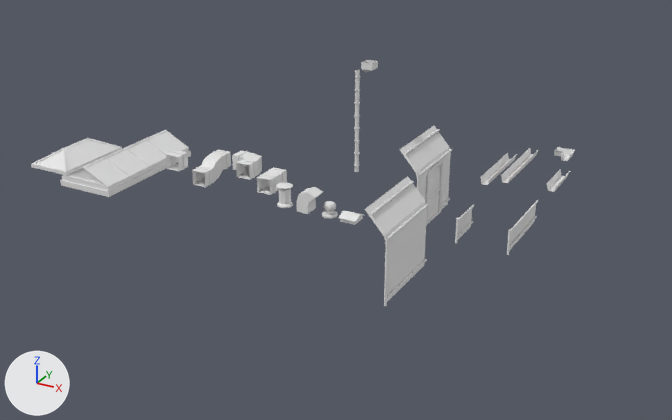
A saved change to the FBX model Assets/Art/FBX/Environment/Rooftops/Props/RoofPack.fbx.
One viewpoint serves both versions: a 50 mm lens placed at (39.5, -91.1, 46.4), pointed at (-7.8, -5.1, 3.4). Every picture has the same lights, and +X, +Y and +Z are marked at lower left. Where no turn or scale is listed for an object, it has been applied to the vertices.

The older version as bpy lines, for what is in view:
```python
ob_door = bpy.data.objects.new('Door', me_cylinder_014)
ob_door.location = (0.0, 3.19, 0.0)
ob_fencedoorframe = bpy.data.objects.new('FenceDoorFrame', me_cylinder_004)
ob_fencedoorframe.location = (0.0, 0.0, 0.0)
ob_fencelow = bpy.data.objects.new('FenceLow', me_cylinder_007)
ob_fencelow.location = (11.22, 0.0, 0.0)
ob_fencelowhalf = bpy.data.objects.new('FenceLowHalf', me_cylinder_001)
ob_fencelowhalf.location = (5.03, 0.0, 0.0)
ob_guttercorner = bpy.data.objects.new('GutterCorner', me_cube_015)
ob_guttercorner.location = (13.63, 9.0, 9.53)
ob_gutterend = bpy.data.objects.new('GutterEnd', me_cube_009)
ob_gutterend.location = (7.41, 0.0, 8.57)
ob_gutterfull = bpy.data.objects.new('GutterFull', me_cube_016)
ob_gutterfull.location = (0.0, 0.0, 0.0)
ob_gutterhalf = bpy.data.objects.new('GutterHalf', me_cube_007)
ob_gutterhalf.location = (14.81, 0.0, 9.26)
ob_skylightsmall = bpy.data.objects.new('Skylightsmall', me_cube_012)
ob_skylightsmall.location = (0.0, 0.0, 0.0)
# also in view: 'VentUp.002' at (-31.2, 3.0, 1.5); 'SkylightBig' at (-43.2, 0.0, 1.7); 'Fence' at (3.1, -11.9, 5.1); 'Vent90Bend' at (-25.8, 3.1, 2.9)
```
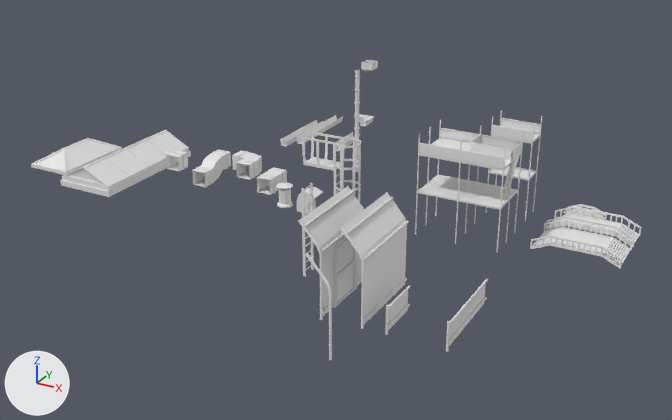
What differs and where, as boxes [x1, y1, x2, y2] in the pictures (672 x 420 px):
'Fence', moved: before [365, 176, 429, 306]; after [340, 192, 409, 329]
'Scaffold', added: after [415, 119, 524, 253]
'FenceDoorFrame', moved: before [400, 126, 452, 226]; after [298, 186, 364, 320]
'WalkwayWide', added: after [530, 219, 633, 268]
'Door', moved: before [427, 164, 443, 224]; after [336, 239, 356, 306]
'FenceLow', moved: before [507, 200, 538, 255]; after [446, 279, 488, 352]
'LadderTop', added: after [302, 131, 361, 247]
'ScaffoldSingle', added: after [485, 110, 542, 221]
'WalkwayNarrow', added: after [546, 206, 641, 247]
'FenceLowHalf', moved: before [455, 205, 474, 243]; after [385, 285, 411, 335]
'GutterFull', moved: before [501, 148, 539, 183]; after [296, 115, 343, 144]
'GutterEnd', moved: before [480, 153, 517, 185]; after [280, 120, 324, 146]
'Ladder', added: after [302, 183, 314, 276]
'GutterHalf', moved: before [547, 169, 570, 192]; after [336, 132, 360, 151]
'FencePost', added: after [306, 253, 332, 360]
'GutterCorner', moved: before [554, 147, 575, 161]; after [359, 114, 374, 126]
'WalkwayNarrow2', added: after [563, 204, 605, 220]

The change, as a diff of the scene's bpy script:
```diff
--- a/Assets/Art/FBX/Environment/Rooftops/Props/RoofPack.fbx.py
+++ b/Assets/Art/FBX/Environment/Rooftops/Props/RoofPack.fbx.py
@@ ob_fencedoorframe @@
 ob_fencedoorframe = bpy.data.objects.new('FenceDoorFrame', me_cylinder_004)
-ob_fencedoorframe.location = (0.0, 0.0, 0.0)
+ob_fencedoorframe.location = (0.0, -22.43, 0.0)
@@ ob_guttercorner @@
 ob_guttercorner = bpy.data.objects.new('GutterCorner', me_cube_015)
-ob_guttercorner.location = (13.63, 9.0, 9.53)
+ob_guttercorner.location = (-12.28, 9.0, 9.53)
@@ ob_fence @@
 ob_fence = bpy.data.objects.new('Fence', me_cylinder_002)
-ob_fence.location = (4.28, -16.97, 0.0)
+ob_fence.location = (4.28, -21.98, 0.0)
@@ ob_gutterhalf @@
 ob_gutterhalf = bpy.data.objects.new('GutterHalf', me_cube_007)
-ob_gutterhalf.location = (14.81, 0.0, 9.26)
+ob_gutterhalf.location = (-11.1, 0.0, 9.26)
@@ ob_gutterfull @@
 ob_gutterfull = bpy.data.objects.new('GutterFull', me_cube_016)
-ob_gutterfull.location = (0.0, 0.0, 0.0)
+ob_gutterfull.location = (-25.91, 0.0, 0.0)
@@ ob_door @@
 ob_door = bpy.data.objects.new('Door', me_cylinder_014)
-ob_door.location = (0.0, 3.19, 0.0)
+ob_door.location = (0.0, -19.24, 0.0)
@@ ob_fencelow @@
 ob_fencelow = bpy.data.objects.new('FenceLow', me_cylinder_007)
-ob_fencelow.location = (11.22, 0.0, 0.0)
+ob_fencelow.location = (12.99, -21.83, 0.0)
@@ ob_gutterend @@
 ob_gutterend = bpy.data.objects.new('GutterEnd', me_cube_009)
-ob_gutterend.location = (7.41, 0.0, 8.57)
+ob_gutterend.location = (-18.5, 0.0, 8.57)
@@ ob_fencelowhalf @@
 ob_fencelowhalf = bpy.data.objects.new('FenceLowHalf', me_cylinder_001)
-ob_fencelowhalf.location = (5.03, 0.0, 0.0)
+ob_fencelowhalf.location = (6.8, -21.83, 0.0)
@@ ob_walkwaywide @@
+ob_walkwaywide = bpy.data.objects.new('WalkwayWide', me_plane)  # 482 vertices, 249 faces; spans x -5.1..5.1, y -2.6..2.6, z 0.0..2.09; in mat_material (its picture is missing)
+ob_walkwaywide.location = (18.0, 5.37, 0.0)
@@ ob_scaffold @@
+ob_scaffold = bpy.data.objects.new('Scaffold', me_cube_027)  # 2494 vertices, 1946 faces; spans x -7.77..2.37, y -3.6..2.56, z -9.99..2.34; in mat_material (its picture is missing)
+ob_scaffold.location = (7.7, 3.52, 9.99)
@@ ob_walkwaynarrow2 @@
+ob_walkwaynarrow2 = bpy.data.objects.new('WalkwayNarrow2', me_plane_002)  # 236 vertices, 131 faces; spans x -2.36..2.36, y -0.93..0.93, z 0.0..1.29; in mat_material (its picture is missing)
+ob_walkwaynarrow2.location = (15.99, 14.17, 0.0)
@@ ob_ladder @@
+ob_ladder = bpy.data.objects.new('Ladder', me_cube_005)  # 148 vertices, 78 faces; spans x -0.15..0.15, y -0.84..0.92, z 0.0..10.09; in mat_material (its picture is missing)
+ob_ladder.location = (-6.1, -14.44, 0.0)
@@ ob_walkwaynarrow @@
+ob_walkwaynarrow = bpy.data.objects.new('WalkwayNarrow', me_plane_001)  # 446 vertices, 230 faces; spans x -5.1..5.1, y -1.77..1.77, z 0.0..2.09; in mat_material (its picture is missing)
+ob_walkwaynarrow.location = (18.0, 10.55, 0.0)
@@ ob_scaffoldsingle @@
+ob_scaffoldsingle = bpy.data.objects.new('ScaffoldSingle', me_cube_030)  # 785 vertices, 633 faces; spans x -2.8..2.37, y 6.31..9.49, z -9.99..2.34; in mat_material (its picture is missing)
+ob_scaffoldsingle.location = (7.7, 3.52, 9.99)
@@ ob_fencepost @@
+ob_fencepost = bpy.data.objects.new('FencePost', me_cylinder_008)  # 48 vertices, 40 faces; spans x -2.47..0.14, y -0.14..0.14, z 0.0..10.22; in mat_material (its picture is missing)
+ob_fencepost.location = (4.28, -28.15, 0.0)
@@ ob_laddertop @@
+ob_laddertop = bpy.data.objects.new('LadderTop', me_cube)  # 460 vertices, 378 faces; spans x -3.99..2.59, y -1.43..1.51, z 0.0..13.01; in mat_material (its picture is missing)
+ob_laddertop.location = (-6.1, -7.66, 0.0)
```
